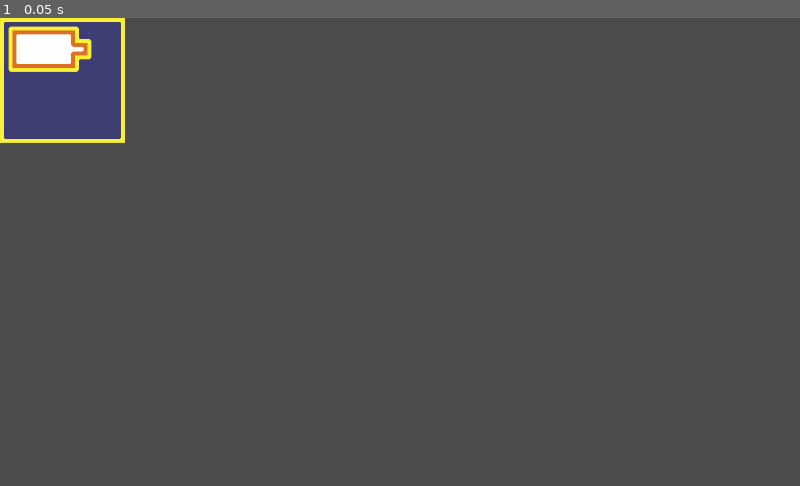
Above: before the commit, frame 1.
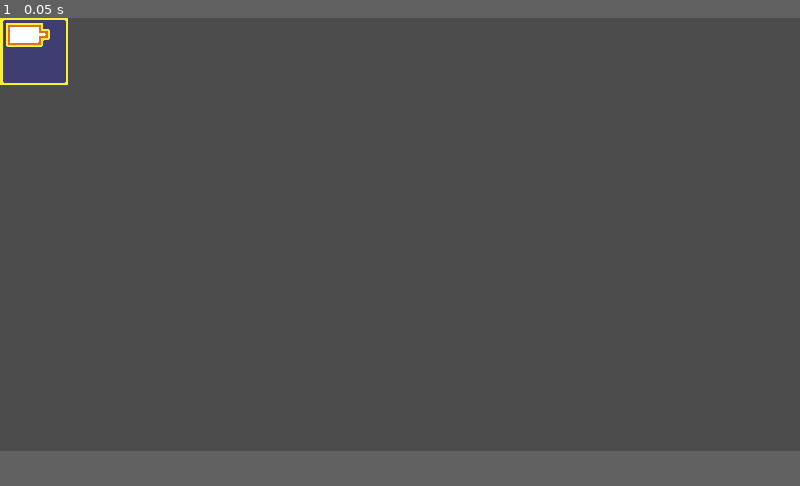
Above: after the commit, the same moment.

Repository: Boyquotes/reversibledungeons
Game: Godot game, scene res://Dungeon.tscn
Two runs of this game, one before a commit and one after it. Both use one fixed random seed, a clock stepped at 60 frames per second and the inputs below.
Inputs:
- Up to frame 1 (0.05 s): no input
The window is 800x468 before the commit and 800x433 after it. Grey fills any space a smaller window leaves; there, only what the larger window draws over its background counts as a difference.

The runs differ from the first frame. In frame 1, 3.8% of the frame differs, in the area x 0-16%, y 0-27%.

Commit message:
Update project.godot
windowの設定を追加

Diff:
--- a/project.godot
+++ b/project.godot
@@ -42,10 +42,20 @@
 run/main_scene="res://Dungeon.tscn"
 config/icon="res://icon.png"
 
+[display]
+
+window/size/width=1920
+window/size/height=1040
+window/size/test_width=960
+window/size/test_height=520
+window/stretch/mode="2d"
+window/stretch/aspect="keep"
+
 [physics]
 
 common/enable_pause_aware_picking=true
 
 [rendering]
 
+2d/snapping/use_gpu_pixel_snap=true
 environment/default_environment="res://default_env.tres"
